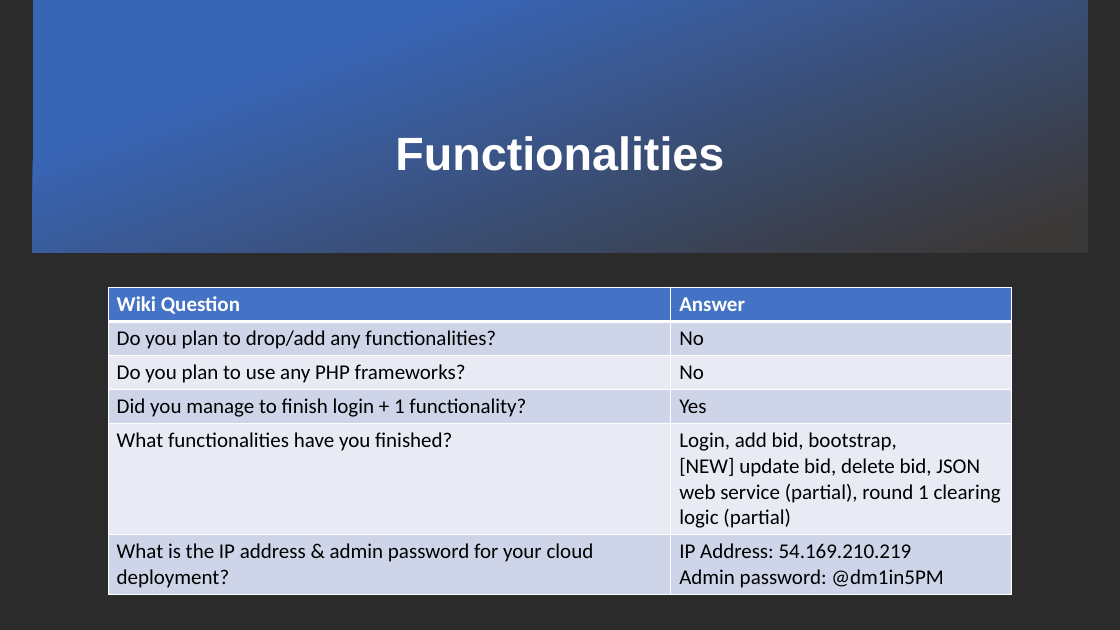
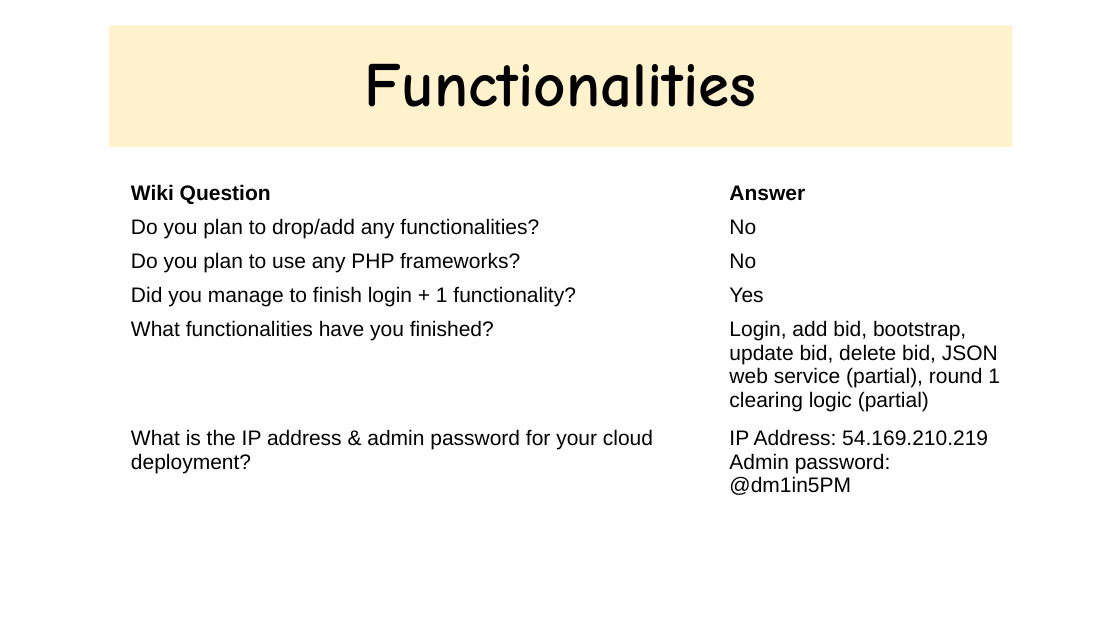
Before and after one commit to xbloh/Online-Course-Bidding-System-, a slide deck: slide 2 of presentations/Week 11 Online Review.pptx (slide 3 before the commit). Drawn at 1120x630 pixels with LibreOffice and Linux fonts; fonts in the diff are those of the drawing; background and template pictures are left out; a plain dark background stands for a picture behind light text. Boxes give left, top, right and bottom in pixels: in the first picture for what was removed or moved away, otherwise in the second. Text is boxed around its words. In the diff, an @@ line names an element or a change of style, - is before the commit and + after.

```diff
--- a/presentations/Week 11 Online Review.pptx
+++ b/presentations/Week 11 Online Review.pptx
@@ background picture (left out) to #FFFFFF @@
@@ rectangle removed at box(33, 0, 1088, 253) @@
@@ rectangle "Functionalities": place and size @@
-rectangle "Functionalities" at box(395, 136, 724, 171)
+rectangle "Functionalities" at box(109, 25, 1012, 147)
@@ rectangle "Functionalities" at box(109, 25, 1012, 147): size 40 to 54 pt, font Arial to Comic Neue, text colour #FFFFFF to #000000; fill none to #FFF2CC @@
@@ table at box(123, 177, 1027, 507) @@
-row 5, column 2: Login, add bid, bootstrap, / [NEW] update bid, delete bid, JSON web service (partial), round 1 clearing logic (partial)
+row 5, column 2: Login, add bid, bootstrap, update bid, delete bid, JSON web service (partial), round 1 clearing logic (partial)
@@ fill #4472C4 to none in row 1 @@
@@ fill #CFD5EA to none in 6 cells @@
@@ fill #E9EBF5 to none in 4 cells @@
@@ font Calibri to Arial in "Wiki Question", "Answer", "Do you plan to drop/add any functionalities?", "No" and 8 more places @@
@@ text colour #FFFFFF to #000000 in "Wiki Question", "Answer" @@
@@ borders changed @@
@@ table: place and size @@
-table at box(108, 287, 1012, 592)
+table at box(123, 177, 1027, 507)
```
Also in this commit, not shown: 9 other slides changed, 1 slide added, 6 slides removed.
